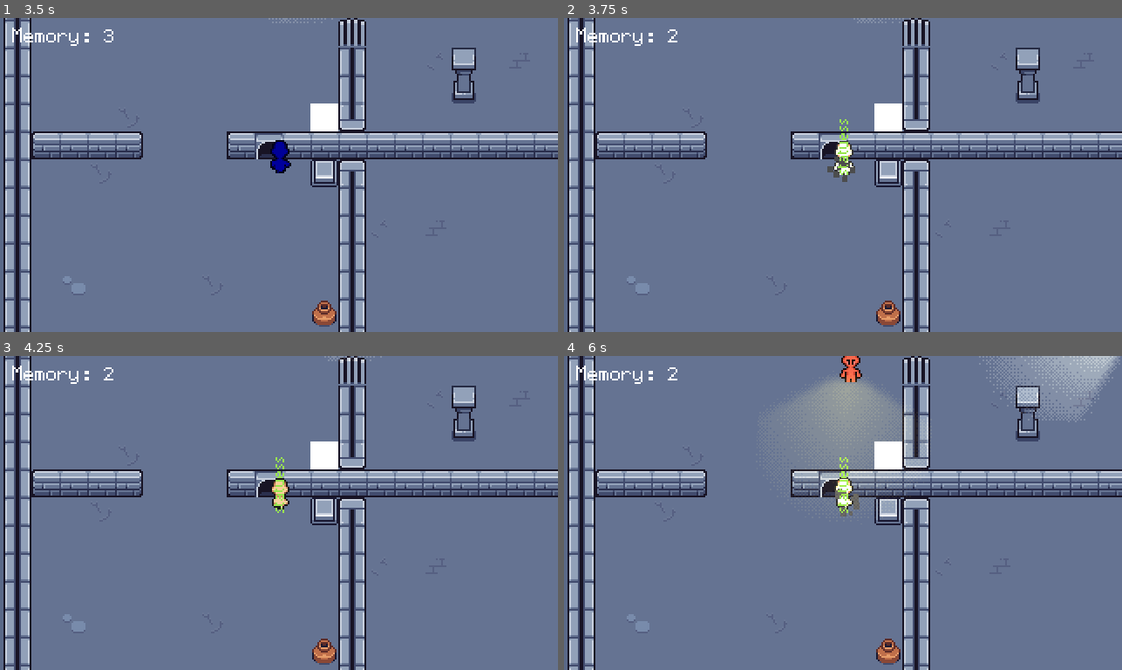
Above: before the commit, frames 1-4 (two rows, left to right).
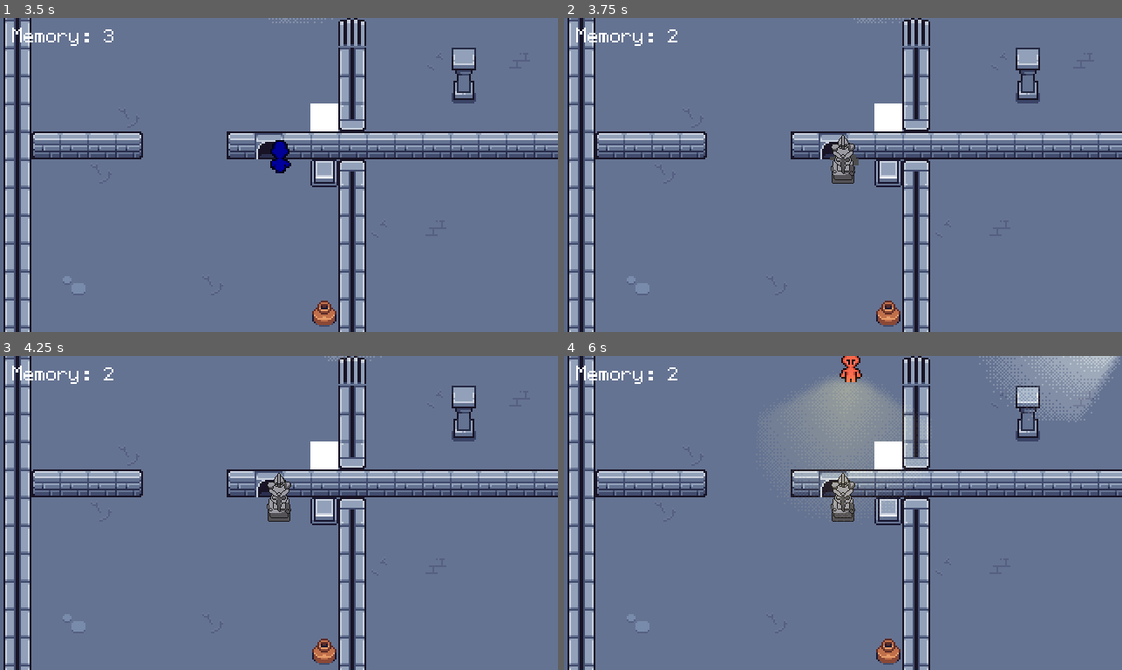
Above: after the commit, the same moments.

Repository: FastEverLast/testgame
Game: Godot game, scene res://scenes/ui/menu/main_menu.tscn
The game is run twice, just before and just after one commit, with the same random seed, the same clock (stepped at 60 frames per second) and the same inputs.
Inputs (mouse positions are in pixels of both pictures, inside the frame that each line leads up to):
- Up to frame 1 (3.5 s): click "Start Game" at 0.5 s; move the mouse to (306, 175) at 1.27 s; hold 1 (form_base) 1.28-2.03 s; hold W (move_up) from 1.28 s (still down); move the mouse to (251, 175) at 2.02 s; tap 3 (form_cat) at 2.1 s; tap Enter at 2.75 s; move the mouse to (290, 168) at 2.77 s; hold 2 (form_guard) from 2.78 s (still down)
- Up to frame 2 (3.75 s): keep holding W (move_up); move the mouse to (837, 181) at 3.52 s; release 2 (form_guard) at 3.53 s; tap 4 (form_statue) at 3.6 s
- Up to frame 3 (4.25 s): keep holding W (move_up)
- Up to frame 4 (6 s): keep holding W (move_up); move the mouse to (887, 516) at 4.27 s; hold E (interact) 4.28-5.03 s; move the mouse to (798, 509) at 5.02 s; tap Shift (wheel_open) at 5.1 s; move the mouse to (848, 513) at 5.77 s; hold 1 (form_base) from 5.78 s (still down)

Frame 1 is identical in both runs. In frame 2, 0.6% of the frame differs, in the area x 47-53%, y 32-53%; in frame 3, 0.5%; in frame 4, 0.6%.

Commit message:
Goofy statue + statue fix

Diff:
--- a/scenes/characters/player/base_character/player.gd
+++ b/scenes/characters/player/base_character/player.gd
@@ -103,6 +103,7 @@
 			new_statue.position = position
 			_statue = new_statue # re-added: remember the new statue
 			add_sibling(new_statue)
+			GameState.shift_to(GameState.Form.BASE)
 
 func _physics_process(_delta: float) -> void:
 	var direction = Input.get_vector("move_left", "move_right", "move_up", "move_down")
--- a/scenes/characters/player/statue_character/statue_character.tscn
+++ b/scenes/characters/player/statue_character/statue_character.tscn
@@ -1,6 +1,6 @@
 [gd_scene format=3 uid="uid://bhepm76kbajsn"]
 
-[ext_resource type="Texture2D" uid="uid://cy2mdh88oql6y" path="res://assets/characters/player/statue/sprite/statue.png" id="1_1112u"]
+[ext_resource type="Texture2D" uid="uid://3uykyd3b5b0f" path="res://assets/characters/player/statue/sprite/Statue.png" id="1_c0ckv"]
 
 [sub_resource type="GDScript" id="GDScript_dlg4w"]
 script/source = "extends CharacterBody2D
@@ -23,8 +23,11 @@
 script = SubResource("GDScript_dlg4w")
 
 [node name="Sprite2D" type="Sprite2D" parent="." unique_id=1292840101]
-texture = ExtResource("1_1112u")
+scale = Vector2(0.5, 0.5)
+texture = ExtResource("1_c0ckv")
 offset = Vector2(0, -16)
+region_enabled = true
+region_rect = Rect2(0, 0, 64, 64)
 
 [node name="CollisionShape2D" type="CollisionShape2D" parent="." unique_id=1668365768]
 position = Vector2(0, -4)
Binary file added: assets/characters/player/statue/sprite/Statue.png
Not shown, added: assets/characters/player/statue/sprite/Statue.png.import
